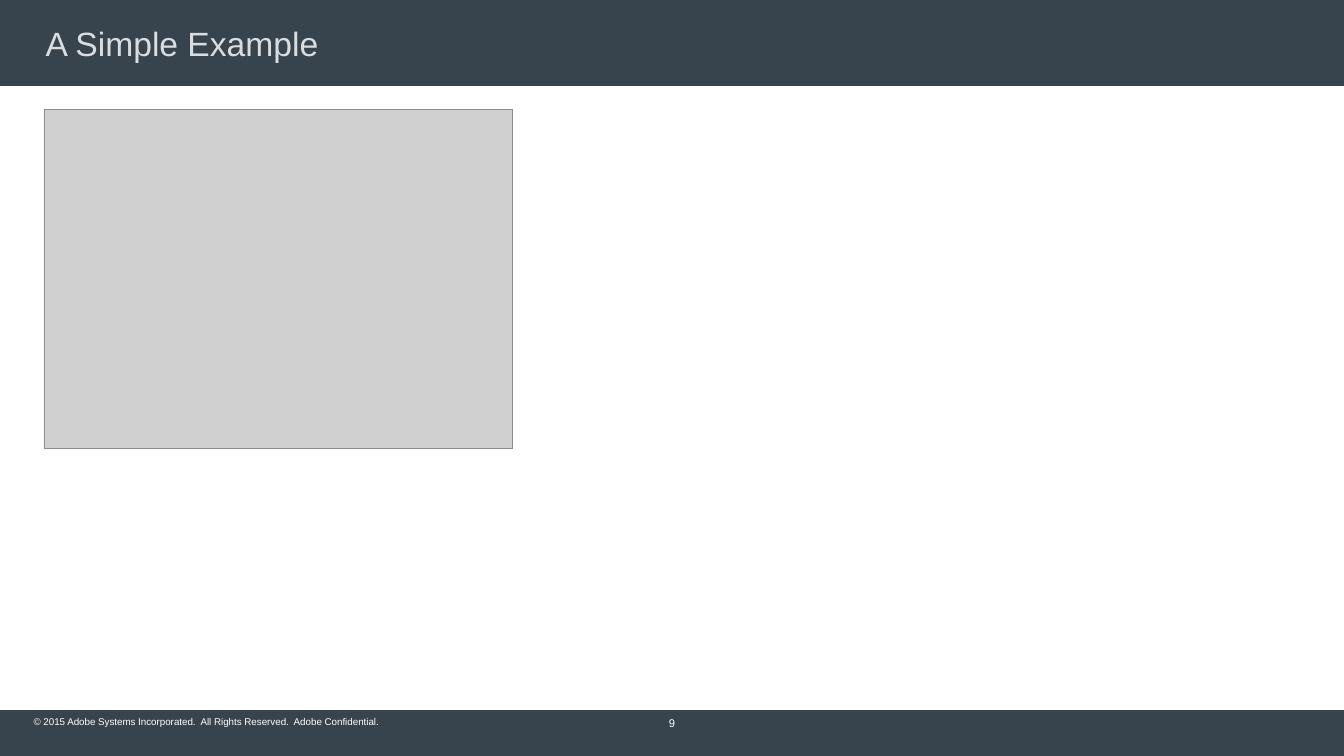
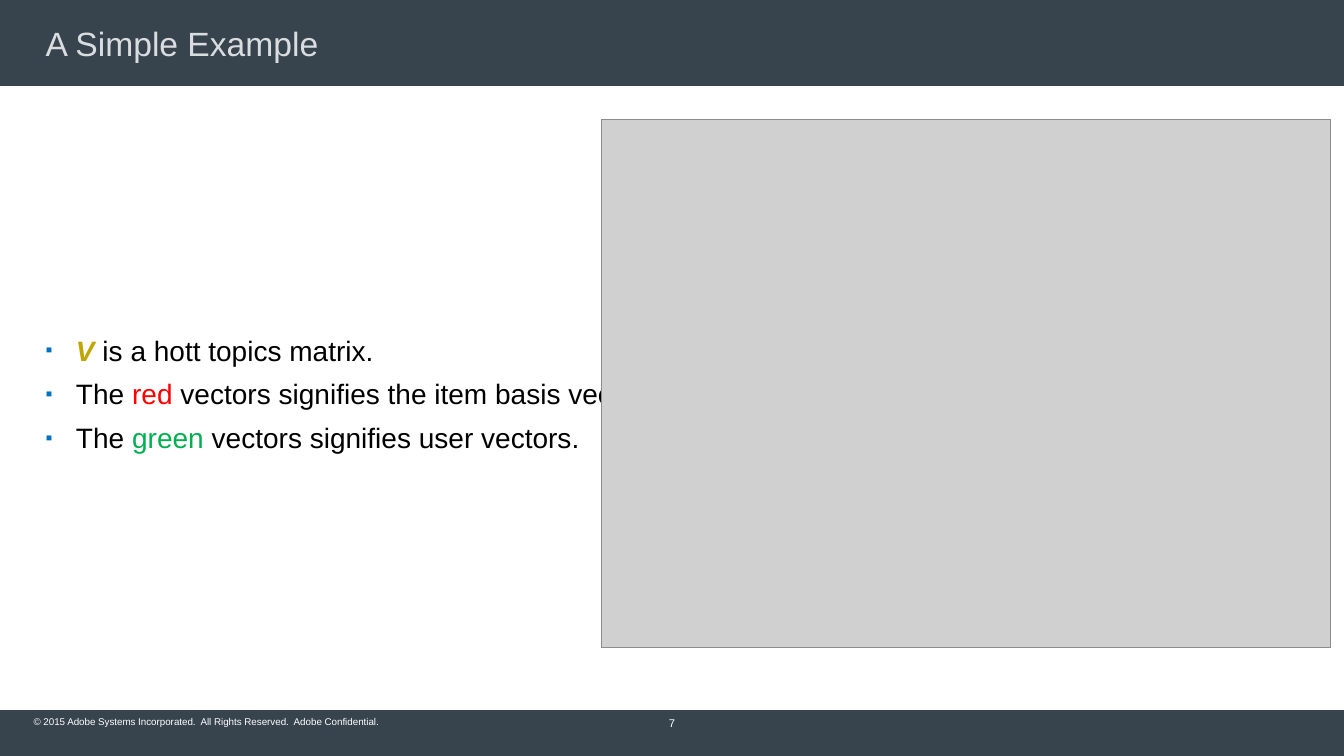
Before and after one commit to Subhojyoti/Adobe_Intern, a slide deck: slide 7 of Adobe PPT/Subho_Inception_talk.pptx (slide 9 before the commit). Drawn at 1344x756 pixels with LibreOffice and Linux fonts; fonts in the diff are those of the drawing; grey boxes stand for pictures; background and template pictures are left out. Boxes give left, top, right and bottom in pixels: in the first picture for what was removed or moved away, otherwise in the second. Text is boxed around its words. In the diff, an @@ line names an element or a change of style, - is before the commit and + after.

```diff
--- a/Adobe PPT/Subho_Inception_talk.pptx
+++ b/Adobe PPT/Subho_Inception_talk.pptx
@@ picture removed at (44, 109, 512, 449) @@
@@ picture added at (601, 119, 1331, 648) @@
@@ text added at (76, 340, 666, 453), 20 pt, text #000000 @@
+▪ V is a hott topics matrix.
+▪ The red vectors signifies the item basis vectors.
+▪ The green vectors signifies user vectors.
@@ page number at (669, 719, 675, 727): text changed @@
-9
+7
```
Also in this commit, not shown: 6 other slides changed, 8 other files.
